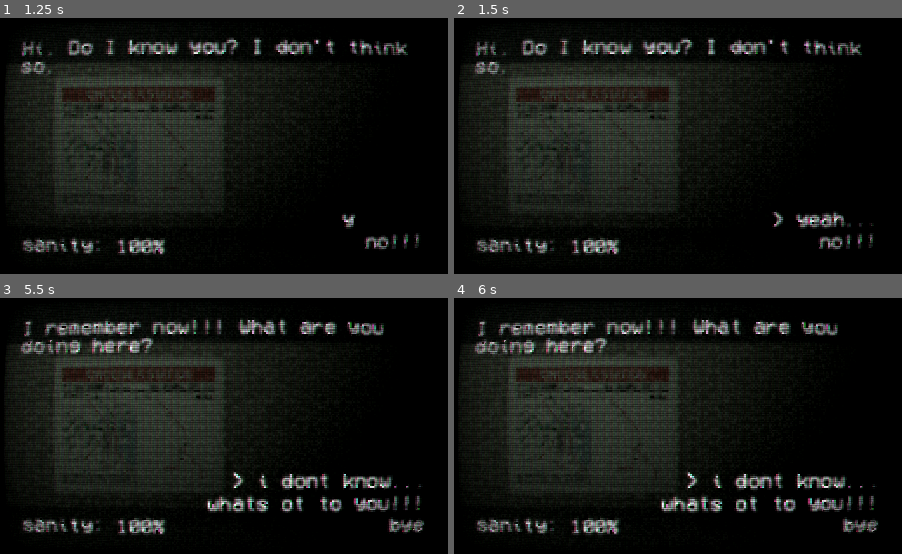
Above: before the commit, frames 1-4 (two rows, left to right).
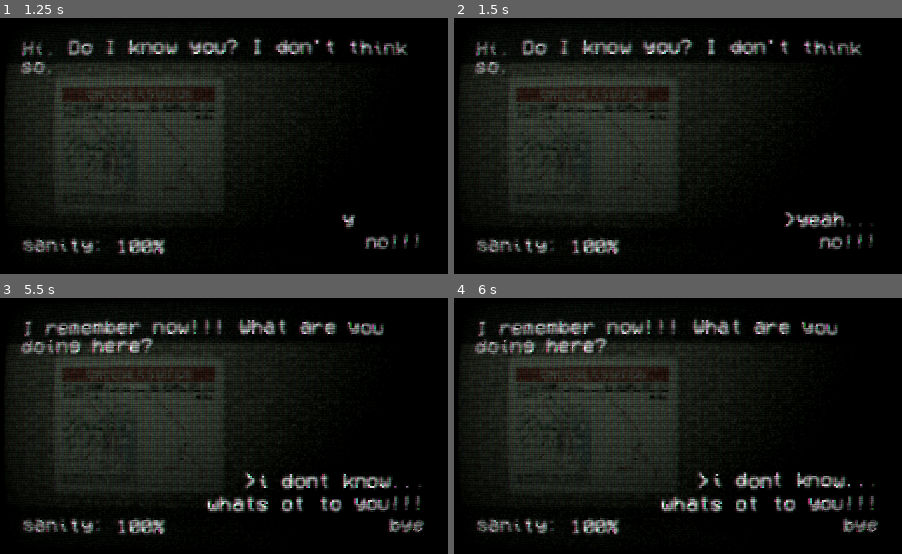
Above: after the commit, the same moments.

Repository: kiwijuice56/dungeon-crawler
Game: Godot game, scene res://main/main.tscn
Same seed, same stepped clock (60 frames per second), same inputs: the game is played once before the commit and once after it. A sky picture missing from this copy of the repository is replaced by a grey-blue gradient.
Inputs:
- Up to frame 1 (1.25 s): tap Enter (ui_accept) at 0.5, 0.77 s; hold D (right) from 0.53 s (still down)
- Up to frame 2 (1.5 s): release D (right) at 1.28 s; hold S (down) from 1.28 s (still down)
- Up to frame 3 (5.5 s): tap Enter (ui_accept) at 1.52, 3.02, 3.77, 4.52 s; release S (down) at 2.03 s; hold D (right) 2.03-2.78 s; hold W (up) 2.78-3.53 s; hold A (left) 3.53-5.03 s; hold S (down) from 5.03 s (still down)
- Up to frame 4 (6 s): release S (down) at 5.78 s; hold D (right) from 5.78 s (still down)

Frame 1 is identical in both runs. In frame 2, 0.2% of the frame differs, in the area x 70-77%, y 75-82%; in frame 3, 0.2%; in frame 4, 0.7%, in the area x 52-94%, y 67-75%.

Commit message:
Text shakiness

Diff:
--- a/main/ui/ui.gd
+++ b/main/ui/ui.gd
@@ -1,5 +1,8 @@
 class_name UI
 extends CanvasLayer
+
+var choice_prefix: String = "[shake rate=20.0 level=5 connected=1] >"
+var choice_suffix: String = "[/shake]"
 
 var idx: int = 0
 var selecting: bool = false
@@ -25,8 +28,9 @@
 
 	if selecting and idx != old_idx:
 		%SelectPlayer.playing = true
-		%VBoxContainer.get_child(old_idx).text = %VBoxContainer.get_child(old_idx).text.substr(2)
-		%VBoxContainer.get_child(idx).text = "> " + %VBoxContainer.get_child(idx).text
+		var text: String =  %VBoxContainer.get_child(old_idx).text
+		%VBoxContainer.get_child(old_idx).text = text.substr(len(choice_prefix), len(text) - len(choice_prefix) - len(choice_suffix))
+		%VBoxContainer.get_child(idx).text = choice_prefix + %VBoxContainer.get_child(idx).text + choice_suffix
 
 func show_text(text: String, accept: bool = true, speed: float = 0.03) -> void:
 	%Text.visible_characters = 0
@@ -58,7 +62,7 @@
 	options_len = len(options)
 	idx = 0
 	selecting = true
-	%VBoxContainer.get_child(idx).text = "> " + %VBoxContainer.get_child(idx).text
+	%VBoxContainer.get_child(idx).text = choice_prefix + %VBoxContainer.get_child(idx).text + choice_suffix
 	set_process_input(true)
 	var out: int = await accepted
 	for i in range(0, 3):
--- a/main/ui/ui.tscn
+++ b/main/ui/ui.tscn
@@ -183,6 +183,7 @@
 theme_override_constants/shadow_offset_y = 2
 theme_override_constants/shadow_outline_size = 4
 theme_override_constants/outline_size = 0
+bbcode_enabled = true
 fit_content = true
 autowrap_mode = 0
 visible_characters_behavior = 1
@@ -198,6 +199,7 @@
 theme_override_constants/shadow_offset_y = 2
 theme_override_constants/shadow_outline_size = 4
 theme_override_constants/outline_size = 0
+bbcode_enabled = true
 fit_content = true
 autowrap_mode = 0
 visible_characters_behavior = 1
@@ -213,6 +215,7 @@
 theme_override_constants/shadow_offset_y = 2
 theme_override_constants/shadow_outline_size = 4
 theme_override_constants/outline_size = 0
+bbcode_enabled = true
 fit_content = true
 autowrap_mode = 0
 visible_characters_behavior = 1
